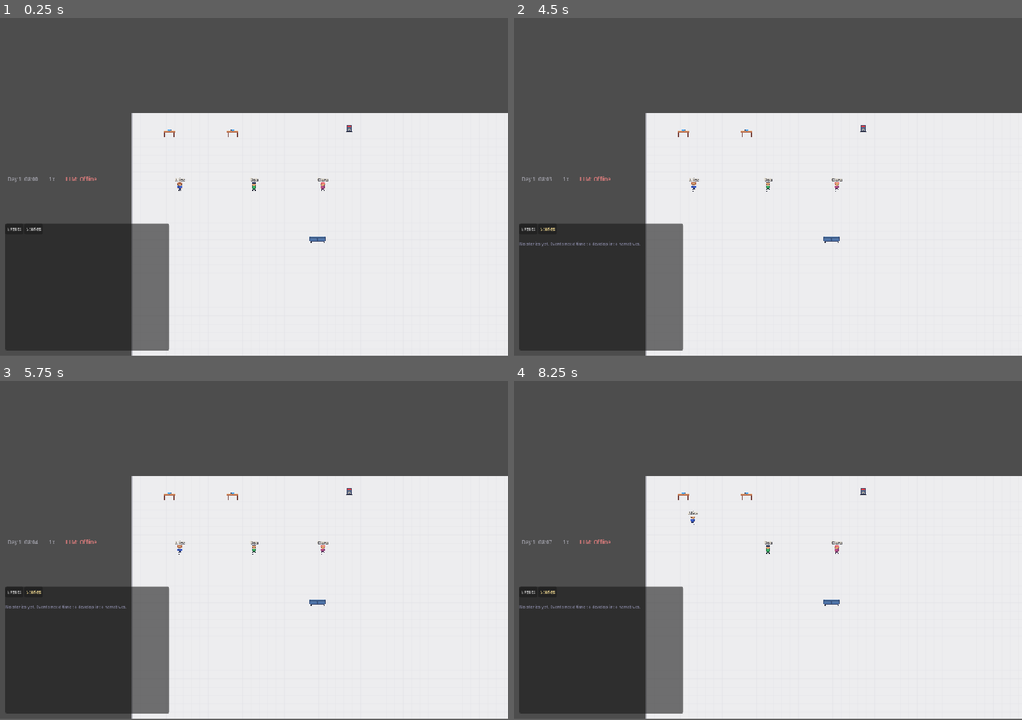
Above: before the commit, frames 1-4 (two rows, left to right).
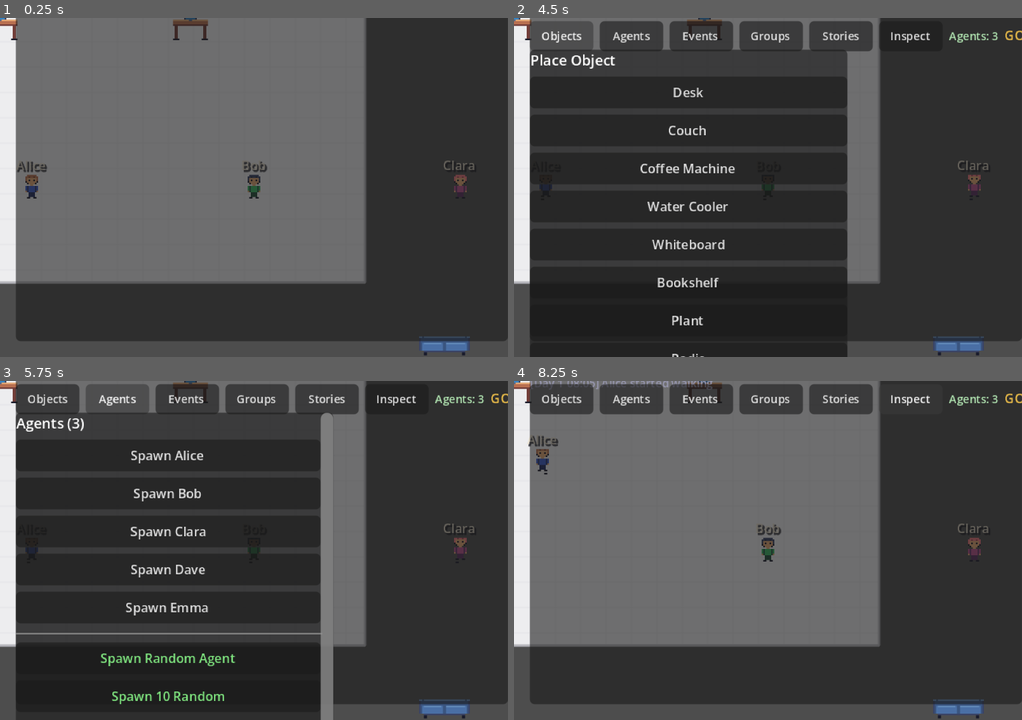
Above: after the commit, the same moments.

Repository: rsanandres/ayle
Game: Godot game, scene res://scenes/main/main.tscn
Same seed, same stepped clock (60 frames per second), same inputs: the game is played once before the commit and once after it.
Inputs (mouse positions are in pixels of both pictures, inside the frame that each line leads up to):
- Up to frame 1 (0.25 s): no input
- Up to frame 2 (4.5 s): click (529, 228) at 0.5 s, where only the run before the commit has a clickable "Events"; click (549, 228) at 1.25 s, where only the run before the commit has a clickable "Stories"; tap Enter at 2, 3.5 s; drag from (691, 187) to (839, 187) at 2.02 s; tap Space (pause) at 2.75 s; drag from (768, 187) to (742, 255) at 2.77 s; move the mouse to (839, 187) at 3.52 s; hold . (speed_up) 3.53-4.25 s; tap Tab at 3.6 s; click (839, 187) at 3.67 s; click (559, 34) at 4.25 s, where only the run after the commit has a clickable "Objects"
- Up to frame 3 (5.75 s): click (116, 397) at 5 s, where only the run after the commit has a clickable "Agents"
- Up to frame 4 (8.25 s): click "Events" at 5.75 s; click (773, 397) at 6.5 s, where only the run after the commit has a clickable "Groups"; click "Stories" at 7.25 s; click (910, 397) at 8 s, where only the run after the commit has a clickable "Inspect"
In our replay, the window is 800x533 before the commit and 800x535 after it. These sizes can differ from the game's own. Grey fills any space a smaller window leaves; there, only what the larger window draws over its background counts as a difference.

The runs differ from the first frame. In frame 1, 94% of the frame differs, in the area x 0-100%, y 0-100%; in frame 2, 80%; in frame 3, 80%; in frame 4, 87%.

Commit message:
Scale everything 3x via viewport (320x214 -> 960x640 window)
Co-Authored-By: Claude Opus 4.6 <noreply@anthropic.com>

Diff:
--- a/project.godot
+++ b/project.godot
@@ -36,8 +36,10 @@
 
 [display]
 
-window/size/viewport_width=960
-window/size/viewport_height=640
+window/size/viewport_width=320
+window/size/viewport_height=214
+window/size/window_width_override=960
+window/size/window_height_override=640
 window/size/resizable=true
 window/stretch/mode="canvas_items"
 window/stretch/aspect="expand"
--- a/scenes/main/main.gd
+++ b/scenes/main/main.gd
@@ -50,8 +50,8 @@
 		_camera.position = bounds.get_center()
 	else:
 		_camera.position = Vector2(480, 320)
-	_camera_zoom = 2.0  # Start zoomed in so agents are visible
-	_camera.zoom = Vector2(2.0, 2.0)
+	_camera_zoom = 1.0
+	_camera.zoom = Vector2.ONE
 
 
 func set_expanded_mode(enable: bool) -> void:
--- a/scenes/world/office.gd
+++ b/scenes/world/office.gd
@@ -5,8 +5,8 @@
 @onready var agents_container: Node2D = $Agents
 
 var _all_objects: Array[InteractableObject] = []
-var _w: float = Config.OFFICE_MAX_WIDTH
-var _h: float = Config.OFFICE_MAX_HEIGHT
+var _w: float = 300.0
+var _h: float = 200.0
 var _m: float = 10.0  # margin
 
 
